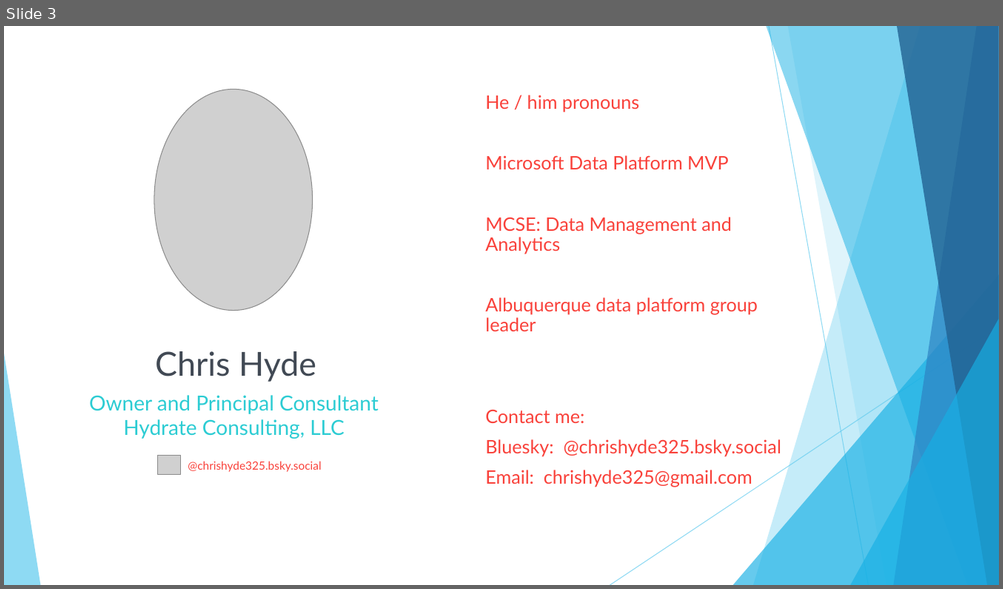
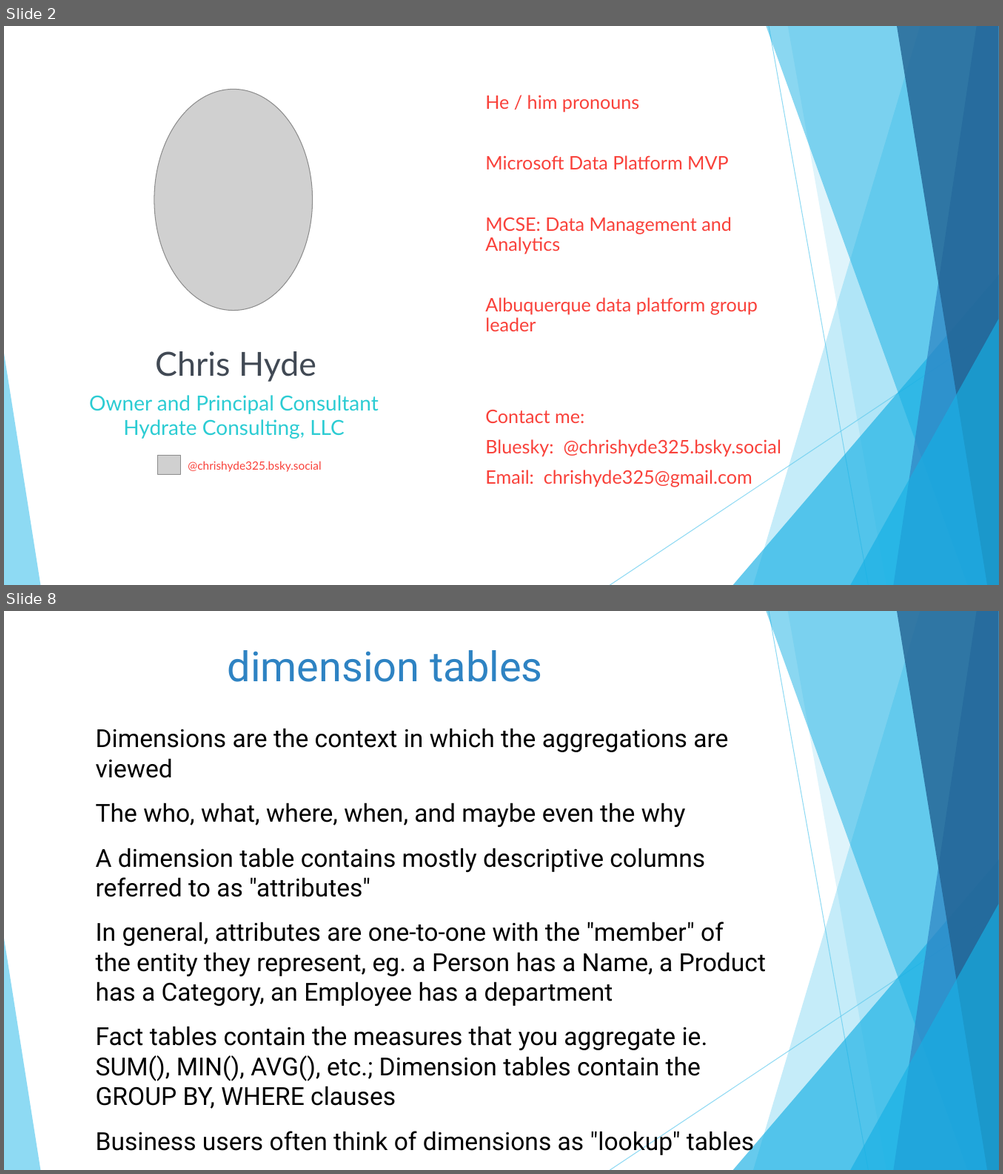
Before and after one commit to DrJekyll325/Presentations, a slide deck: General Data Warehousing/20260627 - SQL Saturday Austin - A Gentle (Re-) Introduction to Dimensional Modeling.pptx. Shown one above the other, each under a label of ours: slide 3 before the commit, slides 2 and 8 after it; the slides between them are not shown. The pictures are 1003x589 and 1003x1174 pixels, drawn with LibreOffice and Linux fonts; fonts in the diff are those of the drawing; grey boxes stand for pictures. Boxes give left, top, right and bottom in pixels: in the first picture for what was removed or moved away, otherwise in the second. Text is boxed around its words. In the diff, an @@ line names an element or a change of style, - is before the commit and + after.

```diff
--- a/General Data Warehousing/20260627 - SQL Saturday Austin - A Gentle (Re-) Introduction to Dimensional Modeling.pptx
+++ b/General Data Warehousing/20260627 - SQL Saturday Austin - A Gentle (Re-) Introduction to Dimensional Modeling.pptx
@@ slide 8 added at [4, 611, 999, 1170], background #FFFFFF; not listed: 10 template elements that a slide beside it also shows @@
@@ title added at [227, 650, 543, 682], 40 pt, text #2E83C3 @@
+dimension tables
@@ text added at [96, 728, 765, 1156], 24 pt, text #000000 @@
+Dimensions are the context in which the aggregations are
+viewed
+The who, what, where, when, and maybe even the why
+A dimension table contains mostly descriptive columns
+referred to as "attributes"
+In general, attributes are one-to-one with the "member" of
+the entity they represent, eg. a Person has a Name, a Product
+has a Category, an Employee has a department
+Fact tables contain the measures that you aggregate ie.
+SUM(), MIN(), AVG(), etc.; Dimension tables contain the
+GROUP BY, WHERE clauses
+Business users often think of dimensions as "lookup" tables
@@ what was slide 3 is now slide 2 @@
```
Also in this commit, not shown: 1 slide changed, 33 other slides added, 23 slides removed, 1 other file.
